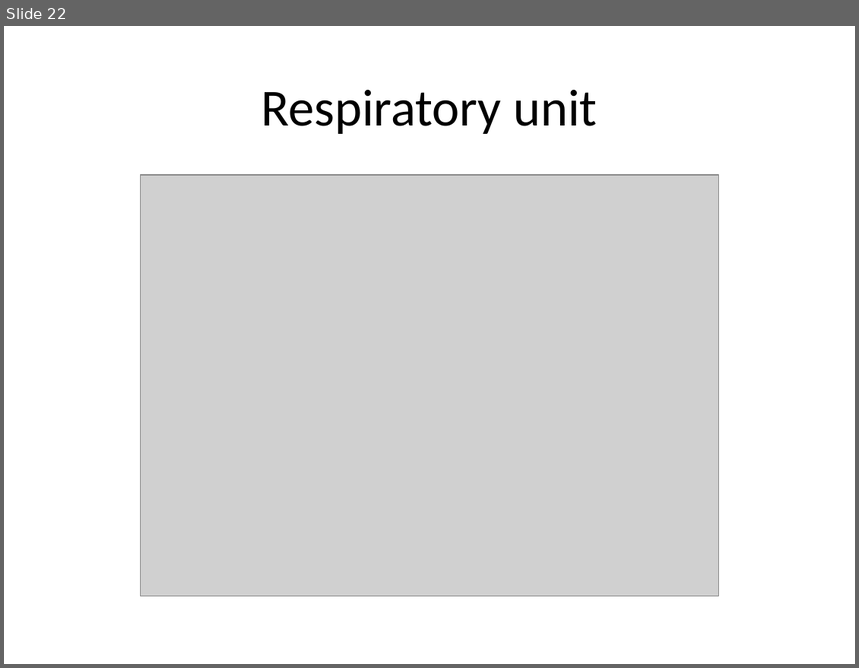
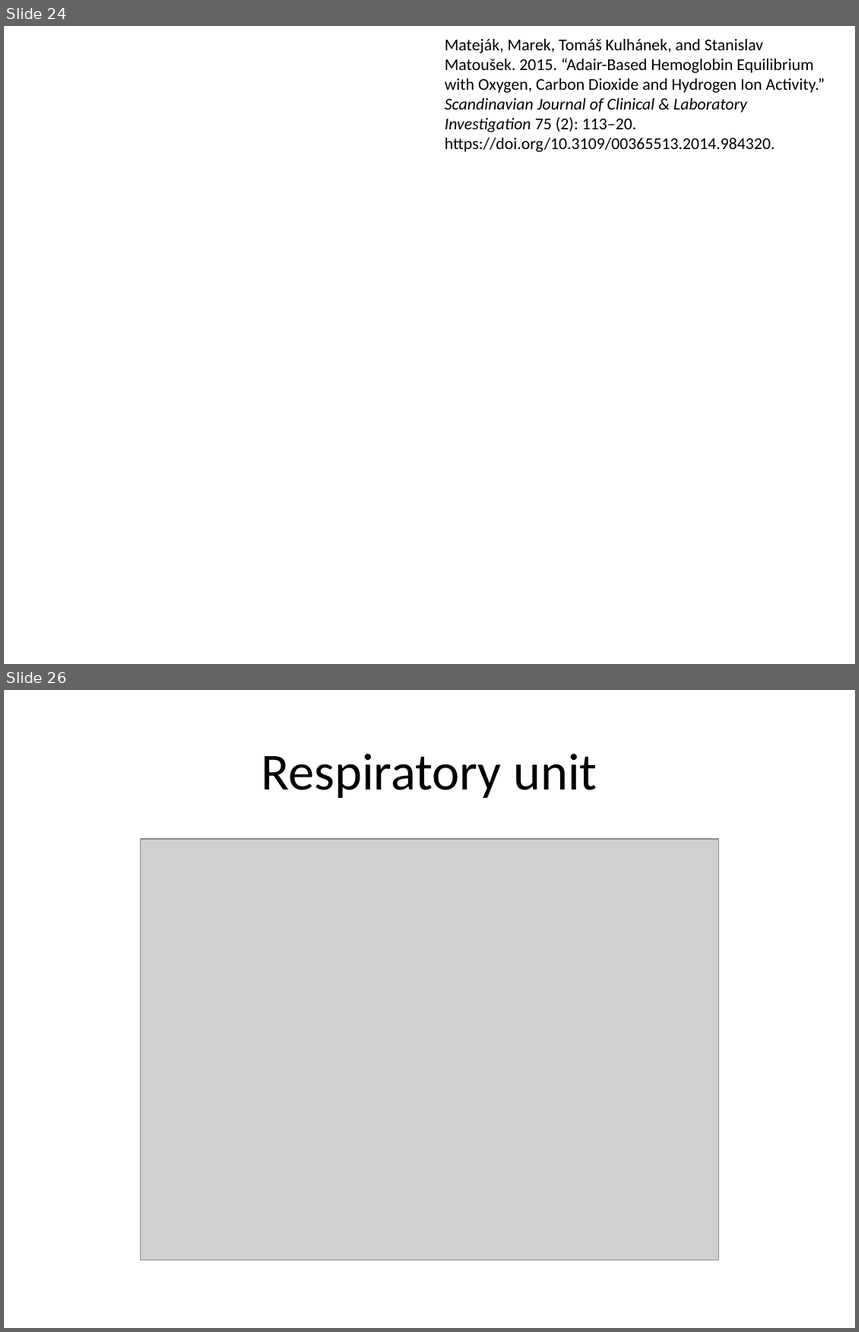
Before and after one commit to MarekMatejak/Physiolibrary, a slide deck: Physiolibrary/Resources/Documentation/Physiolibrary v3.0.pptx. Shown one above the other, each under a label of ours: slide 22 before the commit, slides 24 and 26 after it; the slides between them are not shown. The pictures are 859x668 and 859x1332 pixels, drawn with LibreOffice and Linux fonts; fonts in the diff are those of the drawing; grey boxes stand for pictures; background and template pictures are left out. Boxes give left, top, right and bottom in pixels: in the first picture for what was removed or moved away, otherwise in the second. Text is boxed around its words. In the diff, an @@ line names an element or a change of style, - is before the commit and + after.

```diff
--- a/Physiolibrary/Resources/Documentation/Physiolibrary v3.0.pptx
+++ b/Physiolibrary/Resources/Documentation/Physiolibrary v3.0.pptx
@@ slide 24 added at (4,26,855,664), background picture (left out) @@
@@ text added at (445,39,826,152), 14 pt, text #000000 @@
+Mateják, Marek, Tomáš Kulhánek, and Stanislav Matoušek. 2015. “Adair-Based Hemoglobin Equilibrium with Oxygen, Carbon Dioxide and Hydrogen Ion Activity.” Scandinavian Journal of Clinical & Laboratory Investigation 75 (2): 113–20. https://doi.org/10.3109/00365513.2014.984320.
@@ what was slide 22 is now slide 26 @@
```
Also in this commit, not shown: 1 slide changed, 10 other slides added, 1 slide removed, 1 other file.
